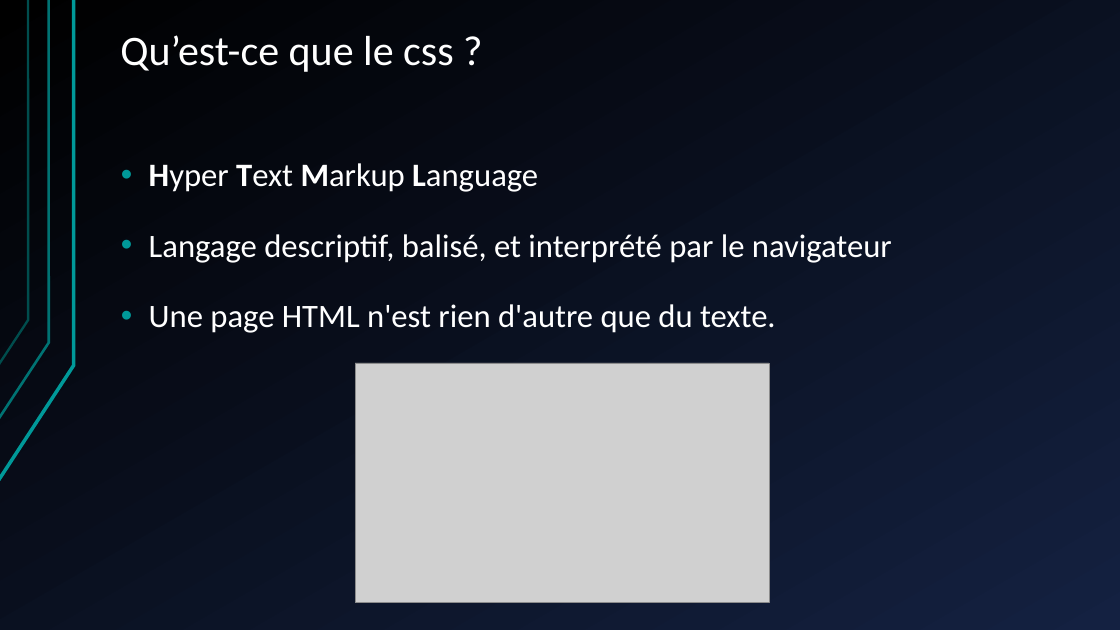
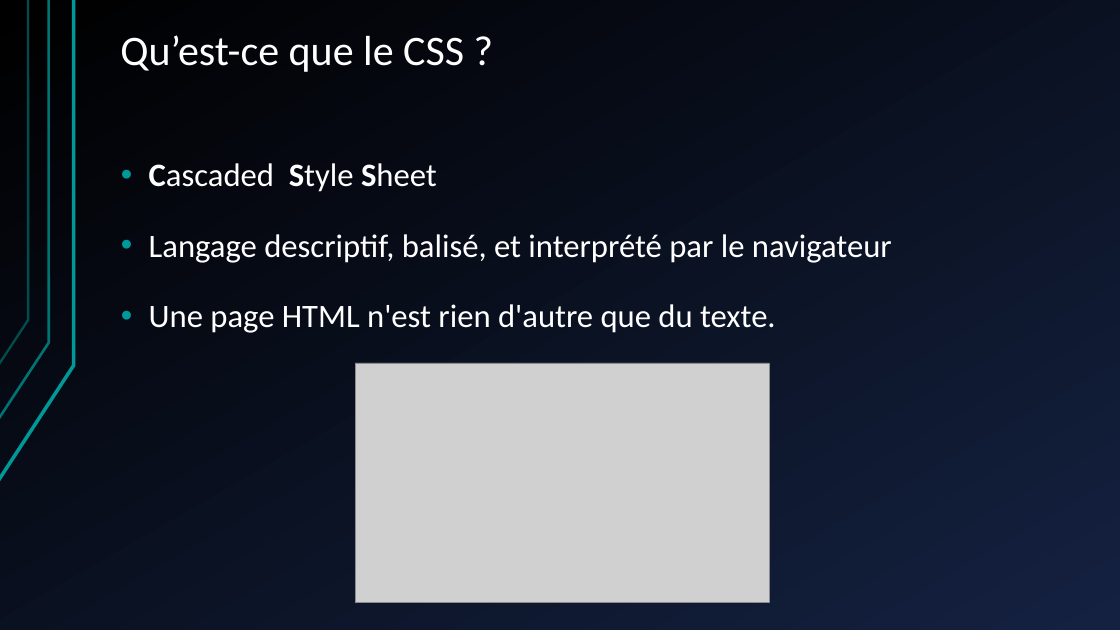
Before and after one commit to shyne99/formation-web, a slide deck: slide 3 of Seance 2 HTML CSS PHP.pptx. Drawn at 1120x630 pixels with LibreOffice and Linux fonts; fonts in the diff are those of the drawing; grey boxes stand for pictures. Boxes give left, top, right and bottom in pixels: in the first picture for what was removed or moved away, otherwise in the second. Text is boxed around its words. In the diff, an @@ line names an element or a change of style, - is before the commit and + after.

Commit message:
Modifie légèrement  la page d'introduction

```diff
--- a/Seance 2 HTML CSS PHP.pptx
+++ b/Seance 2 HTML CSS PHP.pptx
@@ title at bbox=[120, 35, 464, 72]: text changed @@
-Qu’est-ce que le css ?
+Qu’est-ce que le CSS ?
@@ text at bbox=[149, 163, 437, 192]: text changed @@
-• Hyper Text Markup Language
+• Cascaded Style Sheet
```
